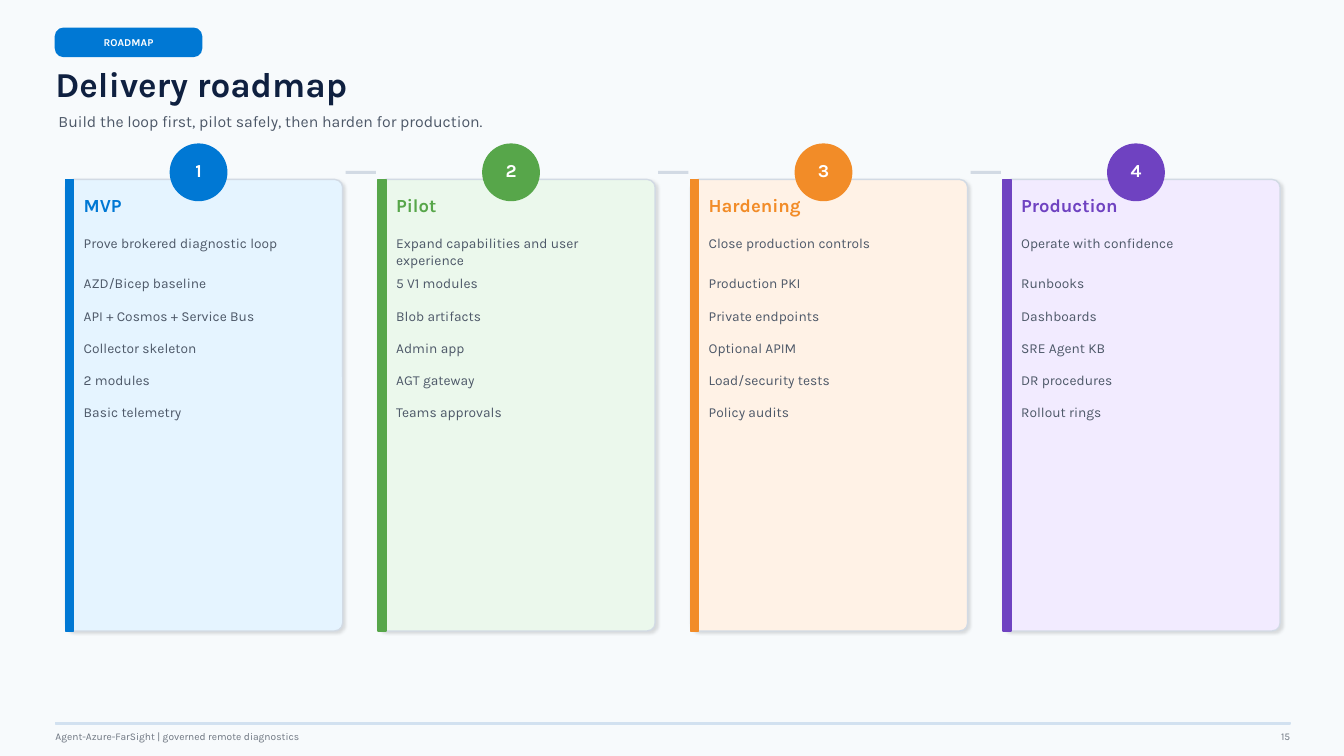
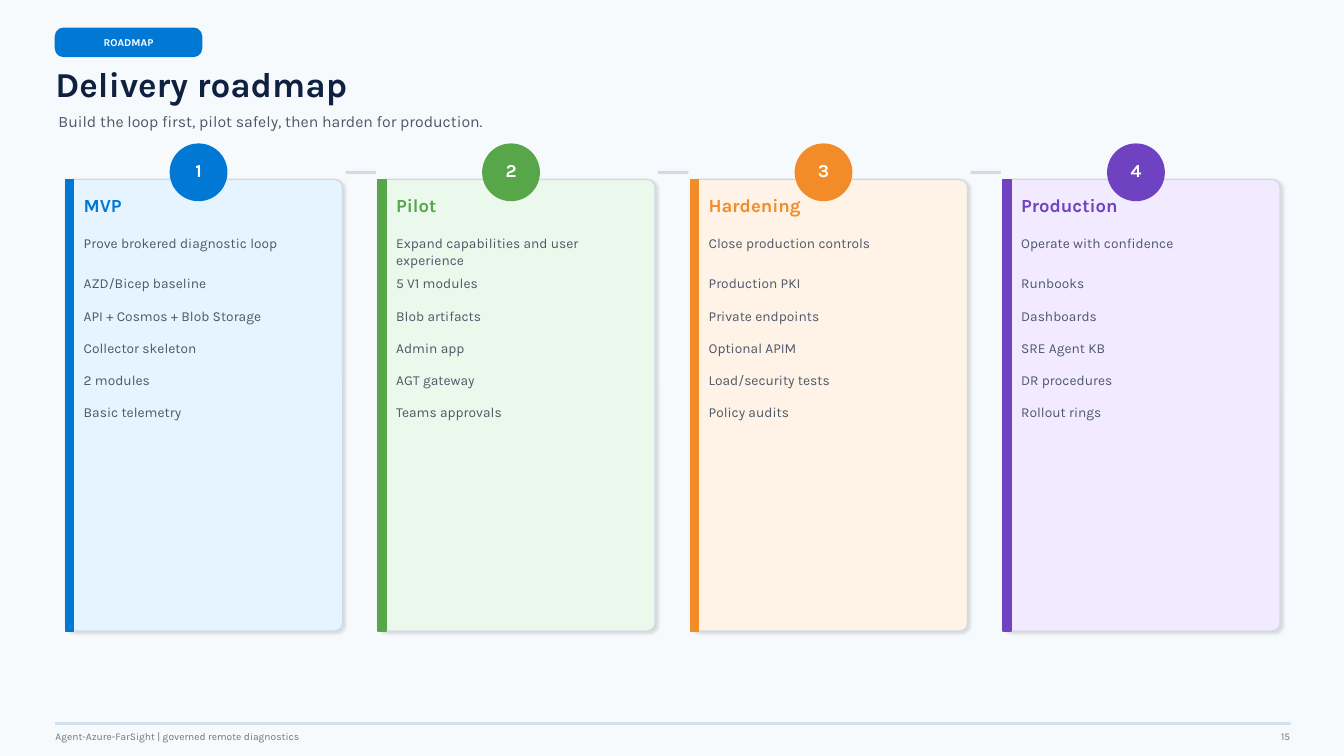
Before and after one commit to MikeCer/agent-azure-farsight, a slide deck: slide 15 of docs/presentations/agent-azure-farsight-overview.pptx. Drawn at 1344x756 pixels with LibreOffice and Linux fonts; fonts in the diff are those of the drawing. Boxes give left, top, right and bottom in pixels: in the first picture for what was removed or moved away, otherwise in the second. Text is boxed around its words. In the diff, an @@ line names an element or a change of style, - is before the commit and + after.

```diff
--- a/docs/presentations/agent-azure-farsight-overview.pptx
+++ b/docs/presentations/agent-azure-farsight-overview.pptx
@@ text at (84, 311, 261, 325): text changed @@
-API + Cosmos + Service Bus
+API + Cosmos + Blob Storage
```
Also in this commit, not shown: 7 other slides changed, 4 other files.
